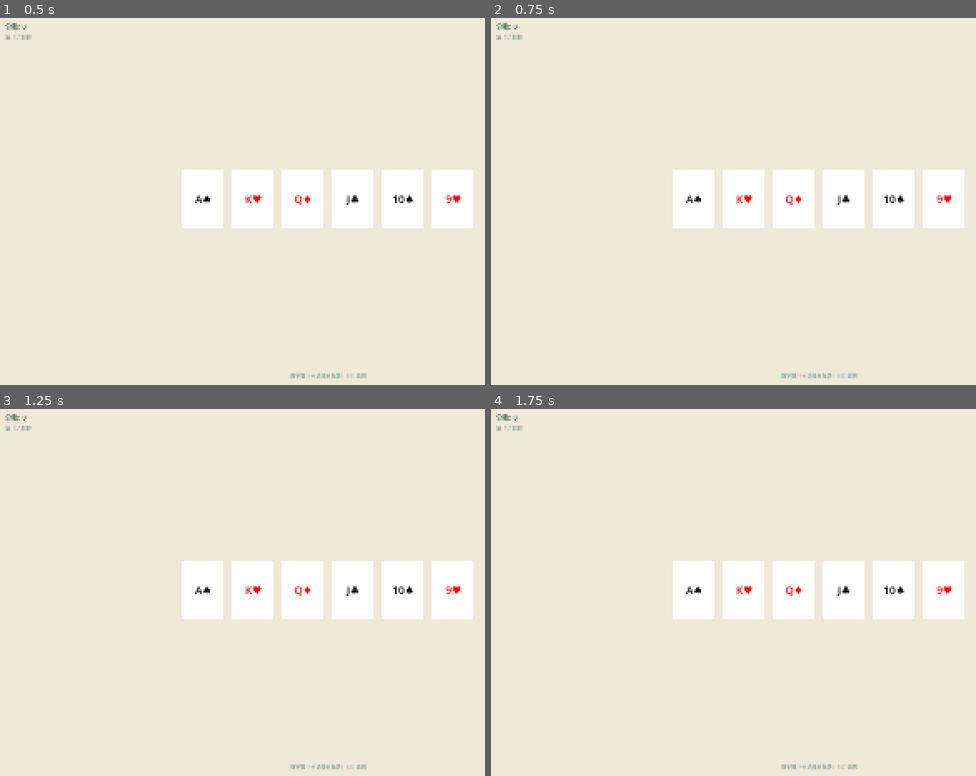
Above: before the commit, frames 1-4 (two rows, left to right).
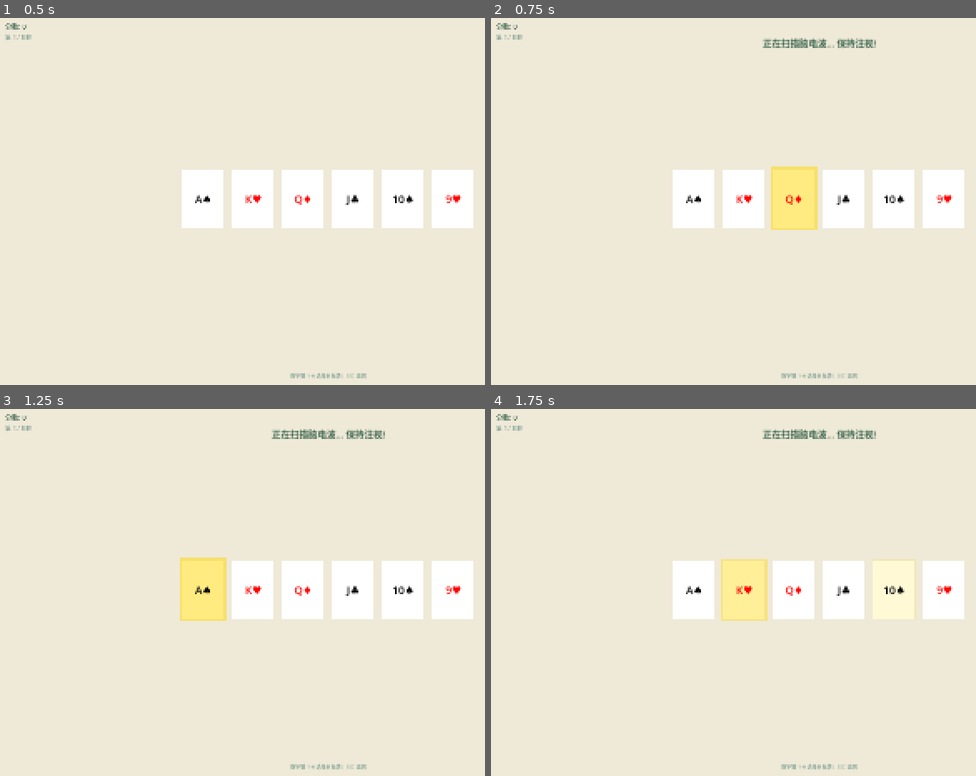
Above: after the commit, the same moments.

Repository: sssd903-tju/MetaBCI_Game
Game: Godot game, scene res://scenes/p300/CardGame.tscn
The game is run twice, just before and just after one commit, with the same random seed, the same clock (stepped at 60 frames per second) and the same inputs. This scene is started directly instead of the project's main scene.
Inputs:
- Up to frame 1 (0.5 s): no input
- Up to frame 2 (0.75 s): tap Enter (ui_accept) at 0.5 s; hold Right from 0.53 s (still down); hold Y from 0.53 s (still down)
- Up to frame 3 (1.25 s): keep holding Right; keep holding Y; tap Enter (ui_accept) at 0.77, 1.07 s; tap N at 0.8 s
- Up to frame 4 (1.75 s): release Right at 1.28 s; release Y at 1.28 s; hold Down (ui_down) from 1.28 s (still down); tap N at 1.35 s; tap Enter (ui_accept) at 1.52, 1.55 s

Frame 1 is identical in both runs. In frame 2, 2.1% of the frame differs, in the area x 56-80%, y 5-58%; in frame 3, 2.1%; in frame 4, 3.5%, in the area x 47-88%, y 5-58%.

Commit message:
fix: 键盘检测改用 _process + Input.is_action_just_pressed 避免事件被拦截

Diff:
--- a/scripts/paradigms/p300/mind_card_paradigm.gd
+++ b/scripts/paradigms/p300/mind_card_paradigm.gd
@@ -122,7 +122,18 @@
 	_hud.show_final(s.total_score, s.correct, s.wrong, s.rating)
 
 
-# --- 键盘 ---
+# --- 主循环键盘检测 ---
+
+func _process(_delta: float) -> void:
+	if _sm.current_state == CardStateMachine.State.THINK:
+		if Input.is_action_just_pressed("ui_accept"):
+			_sm.enter_scan()
+	elif _sm.current_state == CardStateMachine.State.CONFIRM:
+		if Input.is_key_pressed(KEY_Y):
+			_sm.answer(true)
+		elif Input.is_key_pressed(KEY_N):
+			_sm.answer(false)
+
 
 func _input(event: InputEvent) -> void:
 	if _sm.current_state == CardStateMachine.State.GAME_OVER:
